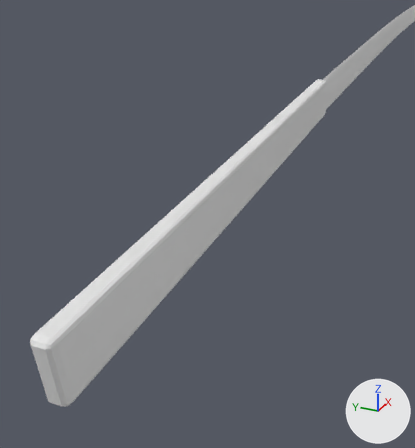
The Blender file Katana.blend as it was, and as the next commit left it.
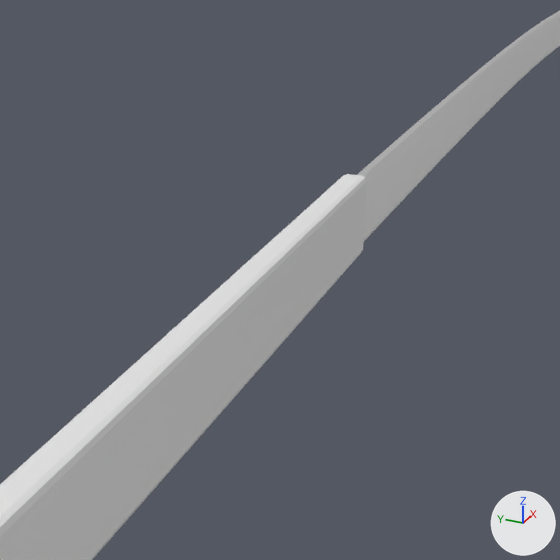
Each version is shown whole from a 50 mm lens placed at (-0.6667, -0.5638, 0.102), pointed at (-0.4961, -0.487, 0.0167), then close up on the part from 39% to 100% of the width and 0% to 57% of the height. The lights are fixed; the arrows at lower right show +X, +Y and +Z.

Before the edit, the objects in view are built like this:
```python
me_cube = bpy.data.meshes.new('Cube')
me_cube.from_pydata(...)  # 1010 vertices, 1008 faces; spans x -0.487..0.505, y -0.498..-0.494, z 0.025..0.059
me_plane = bpy.data.meshes.new('Plane')
me_plane.from_pydata(...)  # 64 vertices, 54 faces; spans x -0.113..0.109, y -0.012..0.02, z -0.003..0.003
ob_blade = bpy.data.objects.new('Blade', me_cube)
ob_blade.location = (0.0, 0.0, 0.0)
ob_handle = bpy.data.objects.new('Handle', me_plane)
ob_handle.location = (-0.4835, -0.4965, 0.0284)
ob_handle.rotation_euler = (1.571, 0.0, 0.0)  # degrees (90, 0, 0)
```
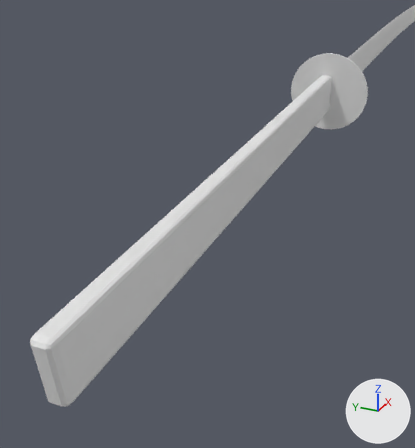
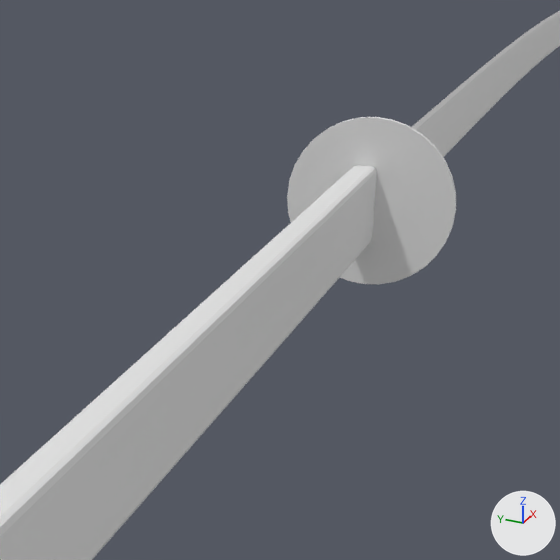
Edits to the bpy script that builds the scene:
```text
Add me_cylinder:
    me_cylinder.from_pydata(...)  # a 32-sided cylinder along z spanning x -0.02..0.02, y -0.02..0.02, z -0.0005..0.0005
Add me_plane_001:
    me_plane_001.from_pydata(...)  # 36 vertices, 18 faces; spans x 0.0967..0.1089, y 0.0007..0.0198, z -0.0034..0.0025
Add ob_hangaurd:
    ob_hangaurd = bpy.data.objects.new('Hangaurd', me_cylinder)
    ob_hangaurd.location = (-0.3669, -0.4977, 0.0399)
    ob_hangaurd.rotation_euler = (1.466, -0.00811, 1.573)  # degrees (84, -0.5, 90)
Add ob_handle_metal:
    ob_handle_metal = bpy.data.objects.new('Handle-Metal', me_plane_001)
    ob_handle_metal.location = (-0.4744, -0.4965, 0.029)
    ob_handle_metal.rotation_euler = (1.571, 0.0, 0.0)  # degrees (90, 0, 0)
```

Pixel boxes [x1, y1, x2, y2] of what changed, in the close-ups (560 x 560 px):
'Hangaurd', added
    after: [287, 117, 456, 284]
'Handle-Metal', added
    after: [345, 165, 377, 253]
